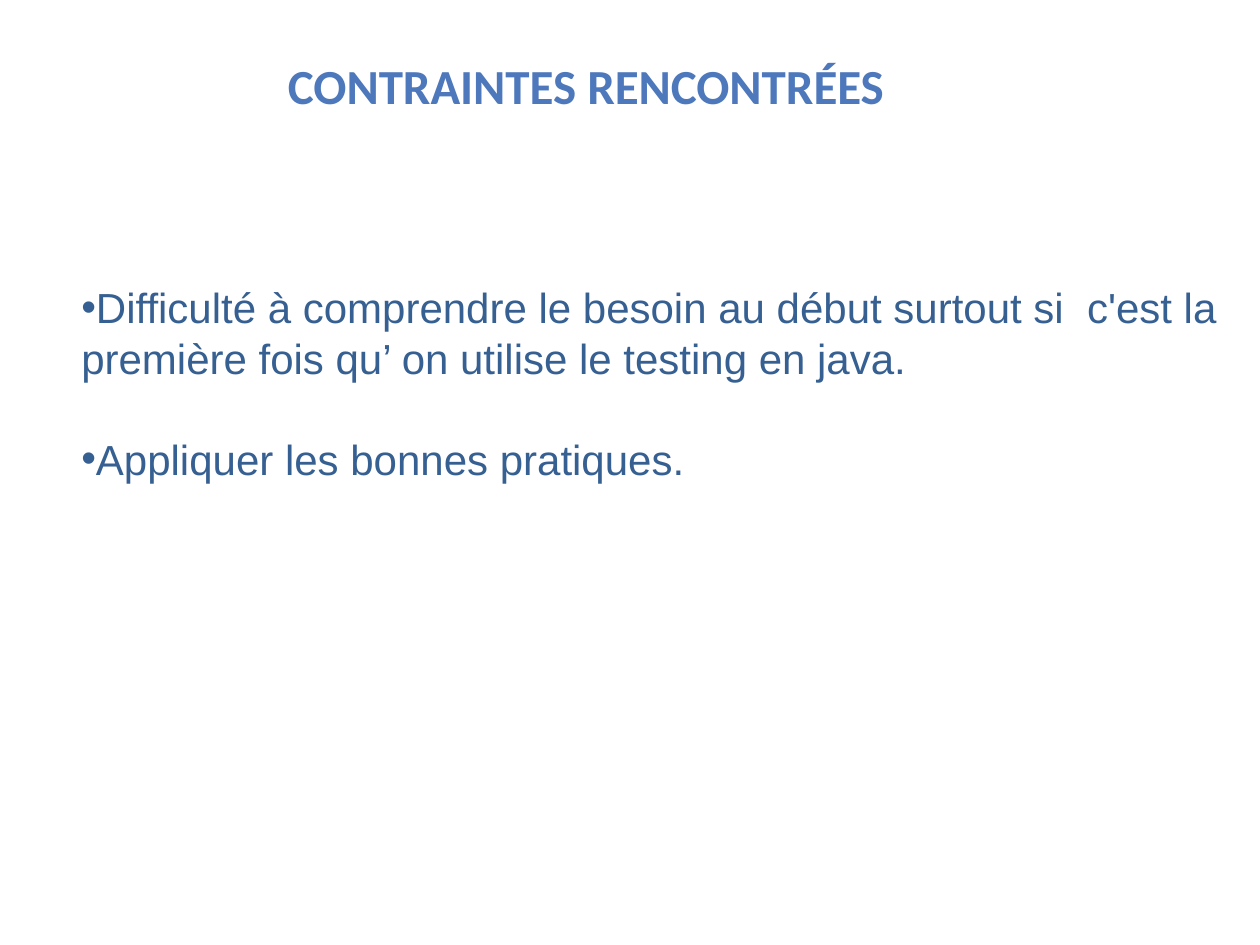
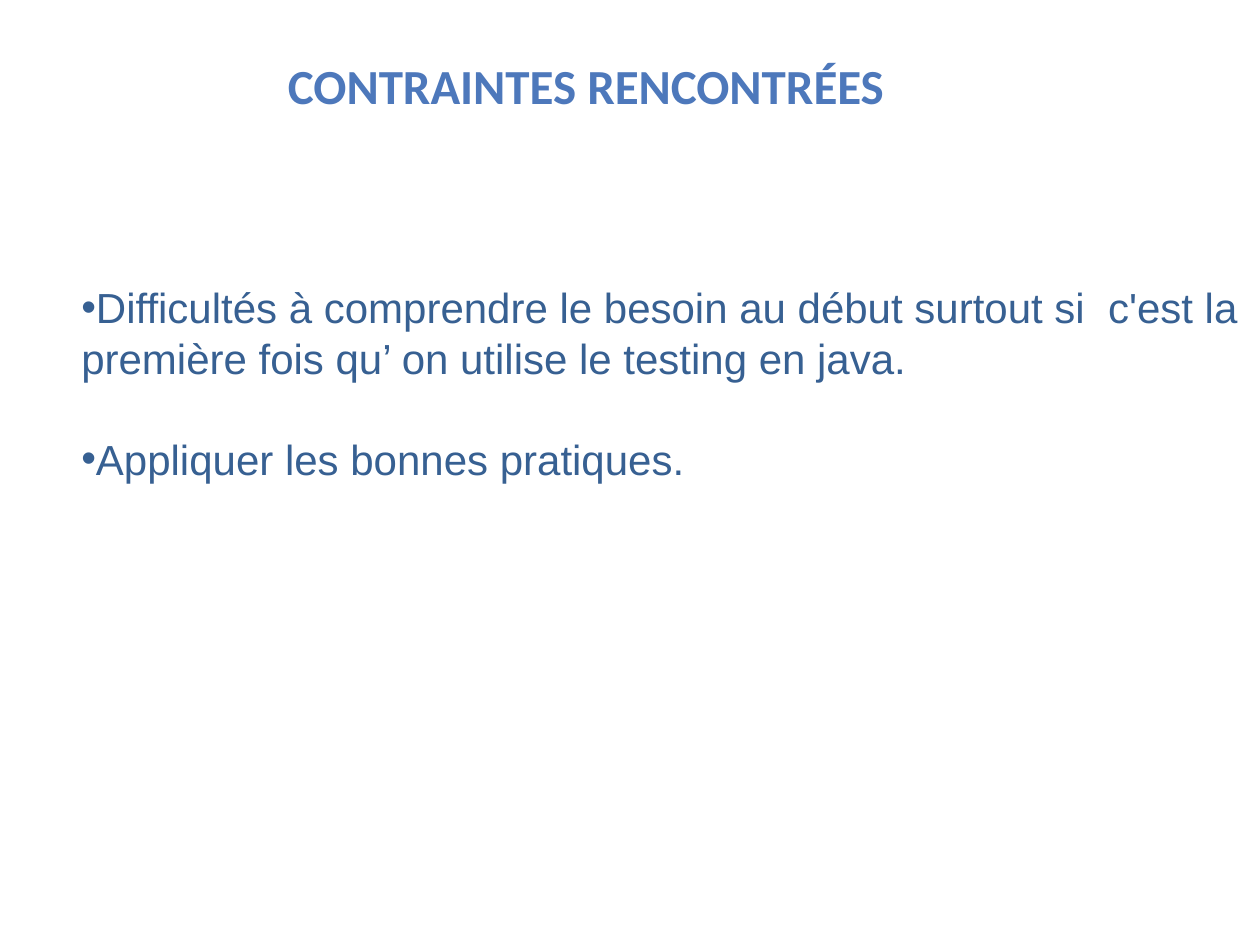
Before and after one commit to KalouiSanaa/P5, a slide deck: slide 9 of p5_kaloui-sanaa-presentation.pptx. Drawn at 1260x945 pixels with LibreOffice and Linux fonts; fonts in the diff are those of the drawing; background and template pictures are left out. Boxes give left, top, right and bottom in pixels: in the first picture for what was removed or moved away, otherwise in the second. Text is boxed around its words. In the diff, an @@ line names an element or a change of style, - is before the commit and + after.

```diff
--- a/p5_kaloui-sanaa-presentation.pptx
+++ b/p5_kaloui-sanaa-presentation.pptx
@@ text at <box>81,292,1238,382</box>: text changed @@
-• Difficulté à comprendre le besoin au début surtout si c'est la première fois qu’ on utilise le testing en java.
+• Difficultés à comprendre le besoin au début surtout si c'est la première fois qu’ on utilise le testing en java.
```
Also in this commit, not shown: 8 other slides changed, 30 other files.
